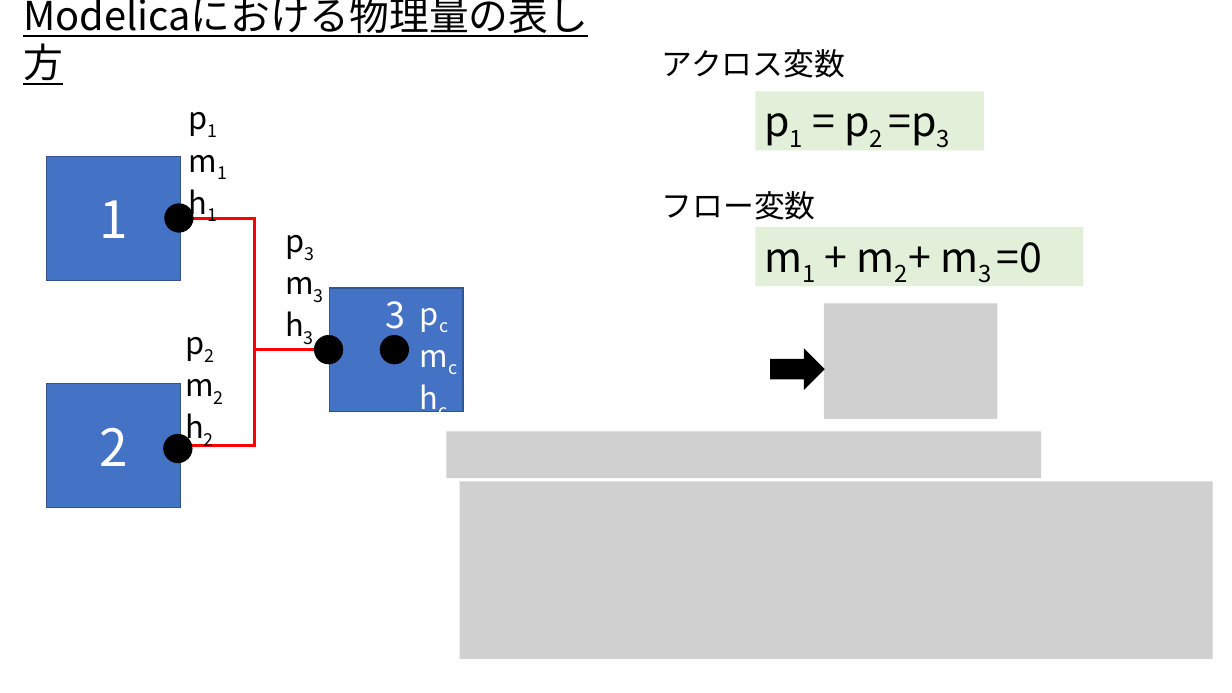
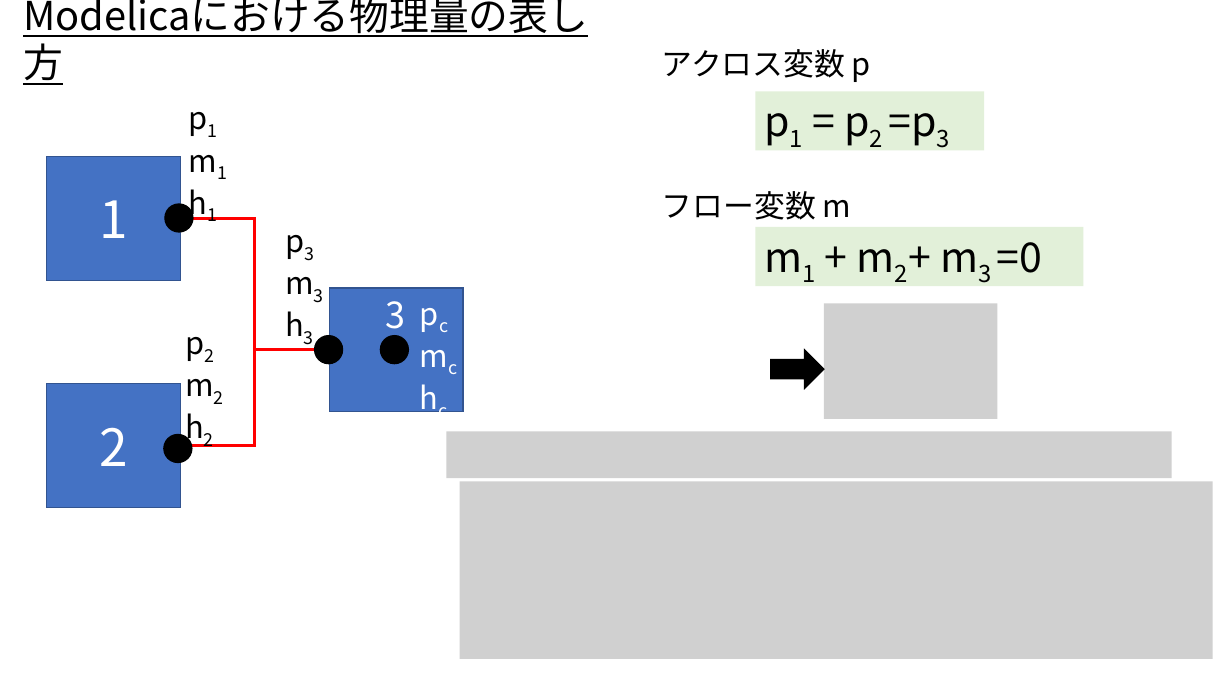
Before and after one commit to UedaShigenori/OpenModelica_Tutorials_Ja, a slide deck: slide 3 of Dev/7_PhysicsDomainModel/OpenModelica_Tutorials_7_PlantModel_Additional.pptx. Drawn at 1232x693 pixels with LibreOffice and Linux fonts; fonts in the diff are those of the drawing; grey boxes stand for pictures. Boxes give left, top, right and bottom in pixels: in the first picture for what was removed or moved away, otherwise in the second. Text is boxed around its words. In the diff, an @@ line names an element or a change of style, - is before the commit and + after.

```diff
--- a/Dev/7_PhysicsDomainModel/OpenModelica_Tutorials_7_PlantModel_Additional.pptx
+++ b/Dev/7_PhysicsDomainModel/OpenModelica_Tutorials_7_PlantModel_Additional.pptx
@@ text at (662, 49, 871, 82): text changed @@
-アクロス変数
+アクロス変数 p
@@ text at (662, 191, 852, 220): text changed @@
-フロー変数
+フロー変数 m
@@ picture: place and size @@
-picture at (446, 432, 1042, 478)
+picture at (446, 432, 1172, 478)
```
Also in this commit, not shown: 6 other slides changed, 1 other file.
